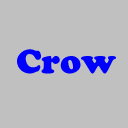
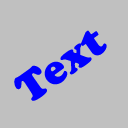
Revision of a layered (128, 128) image; what changed, layer by layer:
added layer "Crow copy" above "Crow" over [14, 30, 107, 101]
hid "Crow" over [17, 49, 116, 74]
